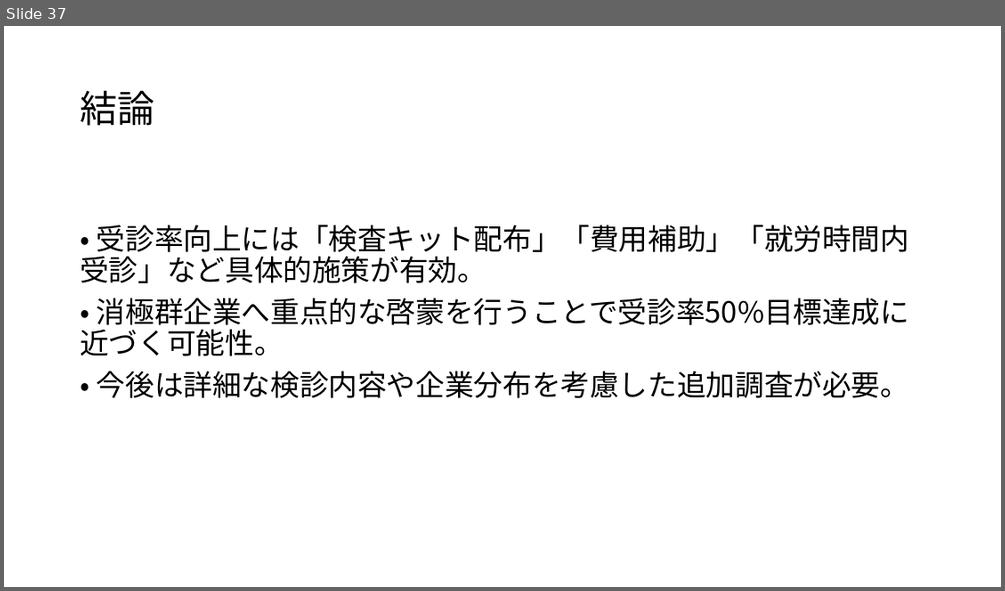
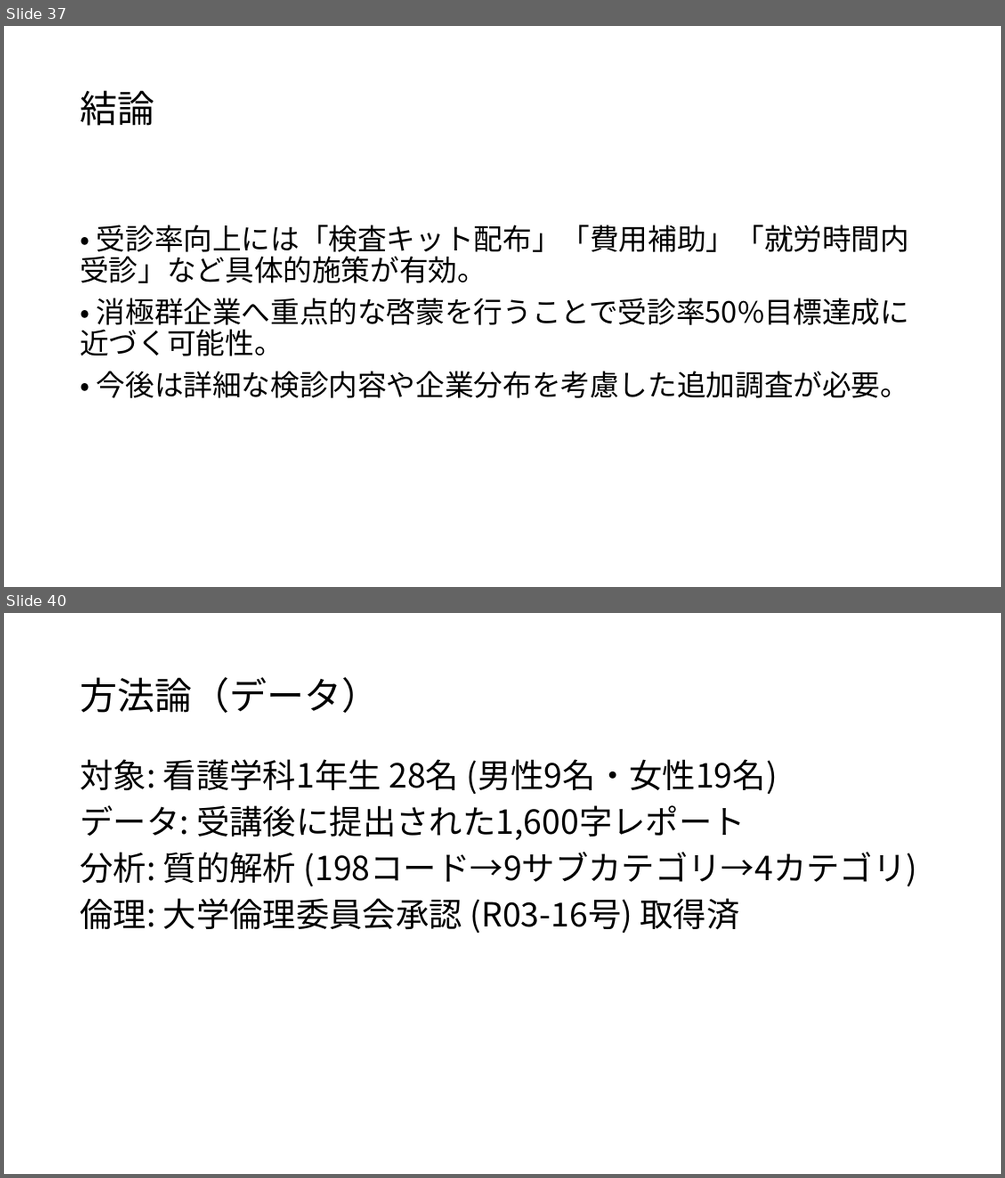
Before and after one commit to btanaka-econ/health-econ, a slide deck: cancer_screening/cancer_screening.pptx. Shown one above the other, each under a label of ours: slide 37 before the commit, slides 37 and 40 after it; the slides between them are not shown. The pictures are 1005x591 and 1005x1178 pixels, drawn with LibreOffice and Linux fonts; fonts in the diff are those of the drawing. Boxes give left, top, right and bottom in pixels: in the first picture for what was removed or moved away, otherwise in the second. Text is boxed around its words. In the diff, an @@ line names an element or a change of style, - is before the commit and + after.

```diff
--- a/cancer_screening/cancer_screening.pptx
+++ b/cancer_screening/cancer_screening.pptx
@@ slide 40 added at (x1=4, y1=613, x2=1001, y2=1174), background #FFFFFF @@
@@ title added at (x1=80, y1=677, x2=379, y2=713), 36 pt, text #000000 @@
+方法論（データ）
@@ text added at (x1=80, y1=759, x2=918, y2=933), 32 pt, text #000000 @@
+対象: 看護学科1年生 28名 (男性9名・女性19名)
+データ: 受講後に提出された1,600字レポート
+分析: 質的解析 (198コード→9サブカテゴリ→4カテゴリ)
+倫理: 大学倫理委員会承認 (R03‑16号) 取得済
```
Also in this commit, not shown: 9 other slides added.
